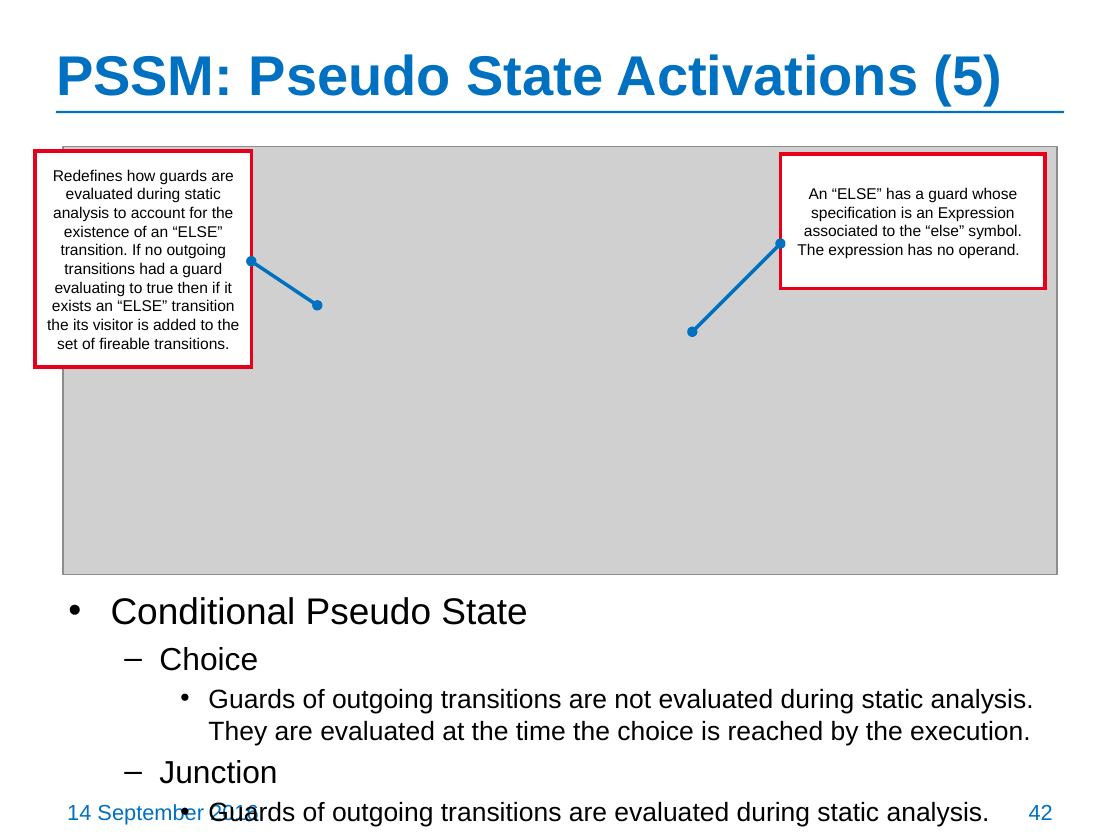
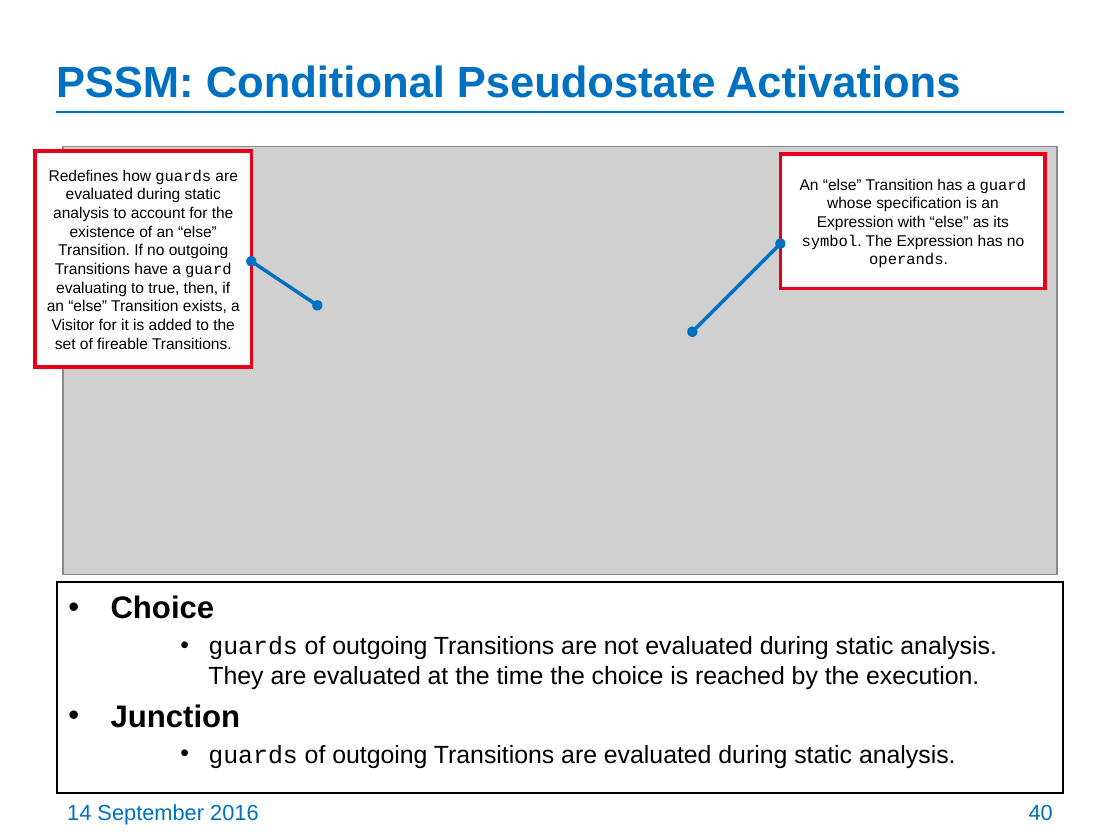
Before and after one commit to ModelDriven/PSSM, a slide deck: slide 40 of Presentations/201609-Chicago-Meeting/PSSM-initial-submission-update.pptx (slide 42 before the commit). Drawn at 1120x840 pixels with LibreOffice and Linux fonts; fonts in the diff are those of the drawing; grey boxes stand for pictures. Boxes give left, top, right and bottom in pixels: in the first picture for what was removed or moved away, otherwise in the second. Text is boxed around its words. In the diff, an @@ line names an element or a change of style, - is before the commit and + after.

```diff
--- a/Presentations/201609-Chicago-Meeting/PSSM-initial-submission-update.pptx
+++ b/Presentations/201609-Chicago-Meeting/PSSM-initial-submission-update.pptx
@@ title at bbox=[56, 65, 960, 98]: text changed; size 36 to 28 pt @@
-PSSM: Pseudo State Activations (5)
+PSSM: Conditional Pseudostate Activations
@@ text in rectangle at bbox=[47, 169, 240, 349]: text changed @@
-Redefines how guards are evaluated during static analysis to account for the existence of an “ELSE” transition. If no outgoing transitions had a guard evaluating to true then if it exists an “ELSE” transition the its visitor is added to the set of fireable transitions.
+Redefines how guards are evaluated during static analysis to account for the existence of an “else” Transition. If no outgoing Transitions have a guard evaluating to true, then, if an “else” Transition exists, a Visitor for it is added to the set of fireable Transitions.
@@ text in rectangle at bbox=[800, 178, 1027, 268]: text changed @@
-An “ELSE” has a guard whose specification is an Expression associated to the “else” symbol. The expression has no operand.
+An “else” Transition has a guard whose specification is an Expression with “else” as its symbol. The Expression has no operands.
@@ rectangle "Choice": place and size @@
-rectangle "Choice" at bbox=[111, 597, 1034, 827]
+rectangle "Choice" at bbox=[57, 582, 1063, 794]
@@ rectangle "Choice" at bbox=[57, 582, 1063, 794]: outline none to #000000 1.5 pt @@
@@ text in rectangle at bbox=[111, 597, 527, 625]: paragraph removed @@
-• Conditional Pseudo State
@@ text in rectangle at bbox=[111, 595, 241, 728]: size 20.4 to 20 pt, bold on in "Choice", "Junction"; bullet – to •; list level 2 to 1 in "Choice"; list level 2 to 1 in "Junction" @@
@@ text in rectangle at bbox=[208, 636, 997, 689]: text changed; size 17 to 16 pt @@
-    • Guards of outgoing transitions are not evaluated during static analysis. They are evaluated at the time the choice is reached by the execution.
+    • guards of outgoing Transitions are not evaluated during static analysis. They are evaluated at the time the choice is reached by the execution.
@@ text in rectangle at bbox=[208, 745, 956, 768]: text changed; size 17 to 16 pt @@
-    • Guards of outgoing transitions are evaluated during static analysis.
+    • guards of outgoing Transitions are evaluated during static analysis.
@@ page number at bbox=[1029, 804, 1053, 821]: text changed @@
-42
+40
```
Also in this commit, not shown: 36 other slides changed, 19 slides removed.
